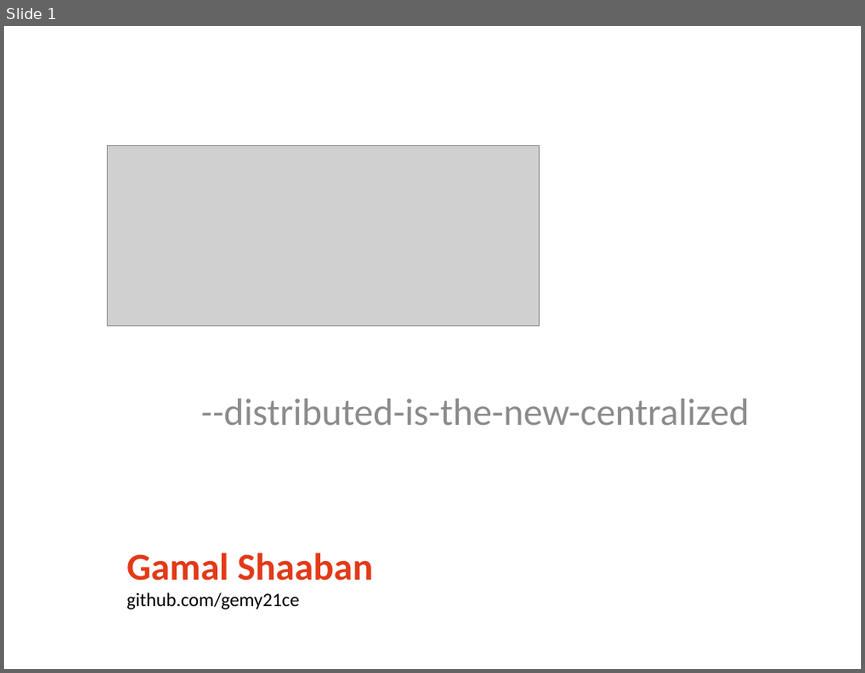
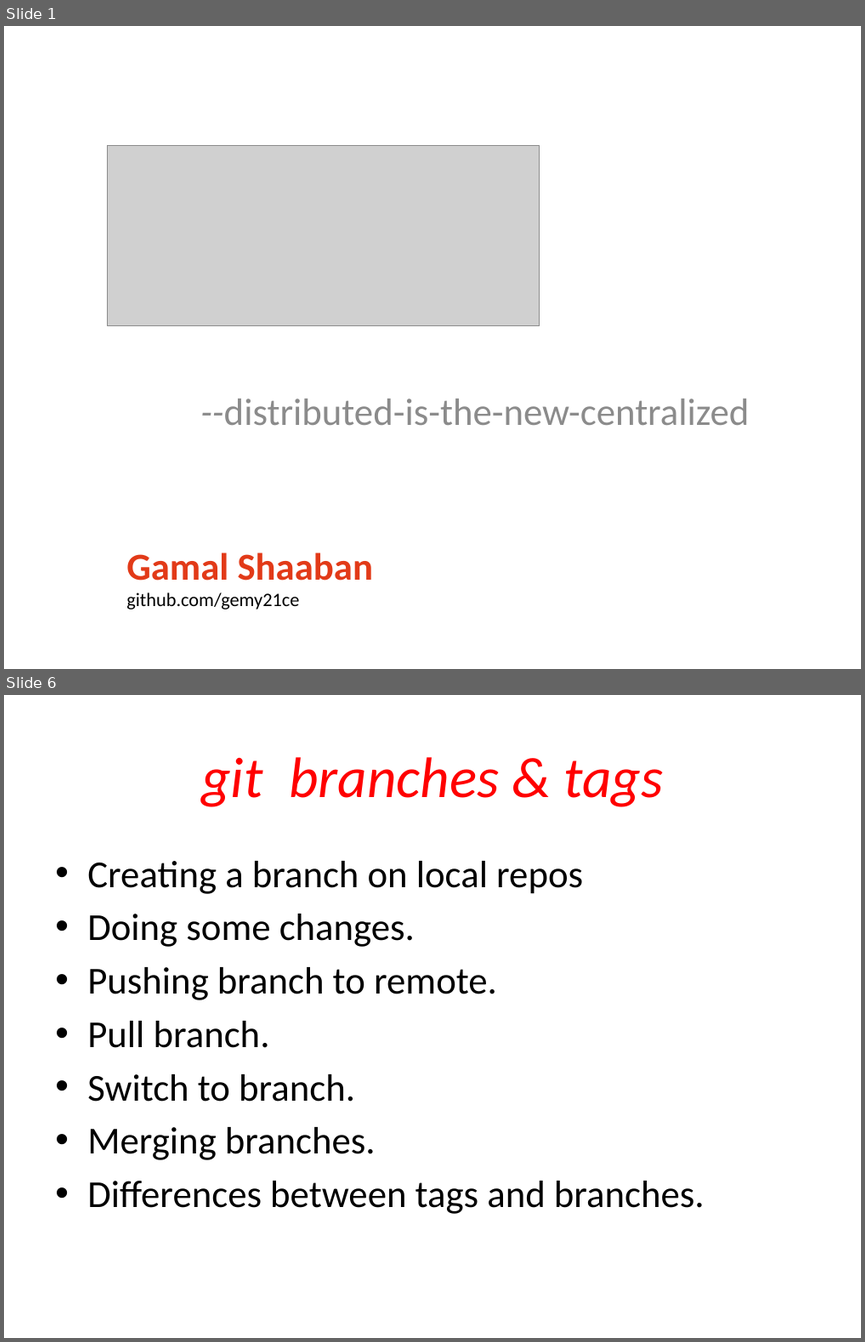
Before and after one commit to gemy21ce/EF-Git-Training., a slide deck: Git.pptx. Shown one above the other, each under a label of ours: slide 1 before the commit, slides 1 and 6 after it; the slides between them are not shown. The pictures are 865x673 and 865x1342 pixels, drawn with LibreOffice and Linux fonts; fonts in the diff are those of the drawing; grey boxes stand for pictures. Boxes give left, top, right and bottom in pixels: in the first picture for what was removed or moved away, otherwise in the second. Text is boxed around its words. In the diff, an @@ line names an element or a change of style, - is before the commit and + after.

Commit message:
merging with the new branch.

```diff
--- a/Git.pptx
+++ b/Git.pptx
@@ slide 6 added at [4, 695, 861, 1338], background #FFFFFF @@
@@ title added at [201, 757, 663, 807], 48 pt, text #FF0000, italic @@
+git branches & tags
@@ text added at [87, 861, 704, 1213], 32 pt, text #000000 @@
+• Creating a branch on local repos
+• Doing some changes.
+• Pushing branch to remote.
+• Pull branch.
+• Switch to branch.
+• Merging branches.
+• Differences between tags and branches.
```
Also in this commit, not shown: 1 slide changed, 3 other slides added.
